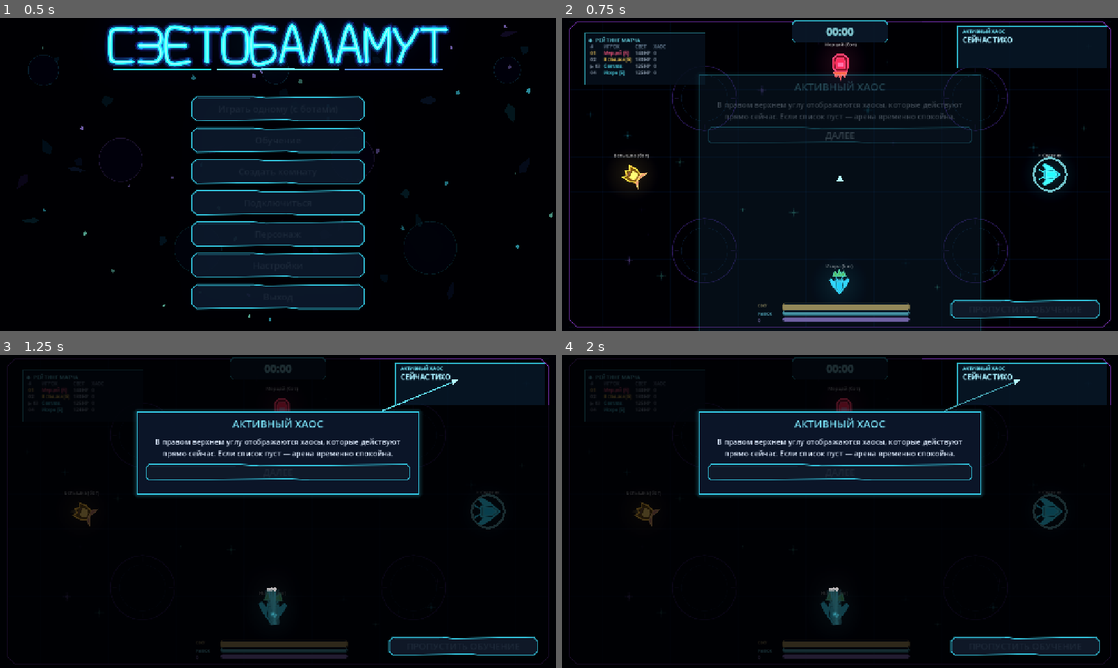
Above: before the commit, frames 1-4 (two rows, left to right).
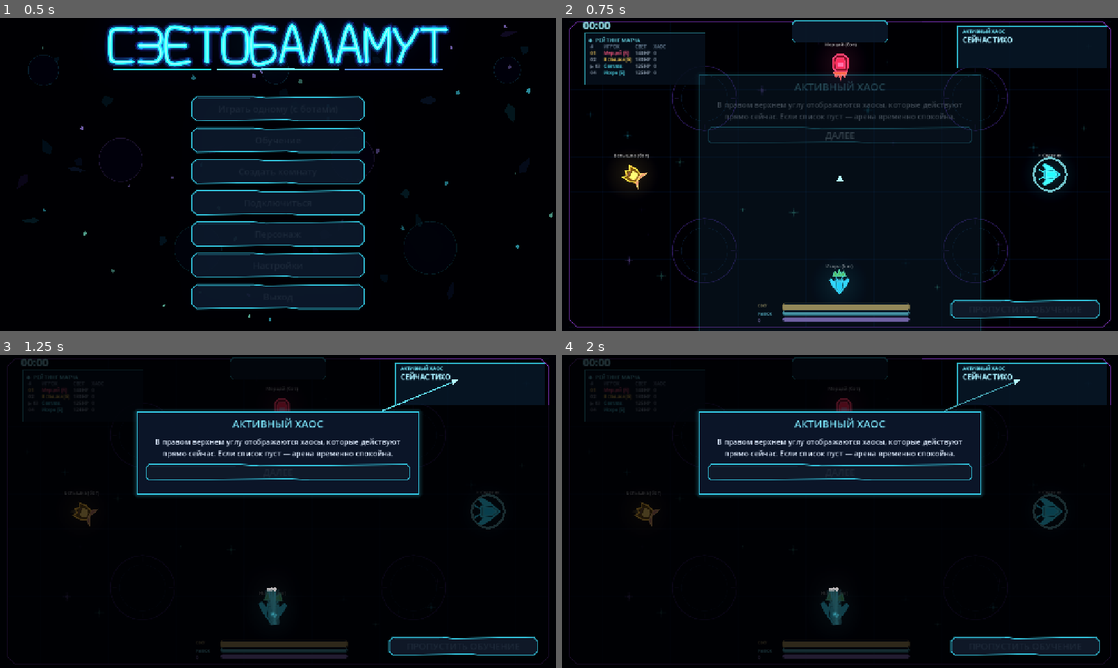
Above: after the commit, the same moments.

Repository: DvoreZZKy/svetobalamut
Game: Godot game, scene res://scenes/menu.tscn
Two runs of this game, one before a commit and one after it. Both use one fixed random seed, a clock stepped at 60 frames per second and the inputs below.
Inputs (mouse positions are in pixels of both pictures, inside the frame that each line leads up to):
- Up to frame 1 (0.5 s): no input
- Up to frame 2 (0.75 s): click "Играть одному (с ботами)" at 0.5 s
- Up to frame 3 (1.25 s): no input
- Up to frame 4 (2 s): tap Enter (restart) at 1.25 s; move the mouse to (962, 495) at 1.27 s; hold D (right) from 1.28 s (still down); tap Q (ability) at 1.35 s; click (962, 495) at 1.42 s

Frame 1 is identical in both runs. In frame 2, 0.2% of the frame differs, in the area x 3-53%, y 1-6%; in frame 3, 0.2%; in frame 4, 0.2%.

Commit message:
Glitch stopwatch when chaos starts

Diff:
--- a/scripts/arena.gd
+++ b/scripts/arena.gd
@@ -1311,7 +1311,26 @@
 		_layout_pause_menu()
 	var over: bool = view.get("ph", "play") == "over"
 	var elapsed := int(float(view.get("elapsed", 0.0)))
-	stopwatch_lbl.text = "%02d:%02d" % [elapsed / 60, elapsed % 60]
+	var stopwatch_text := "%02d:%02d" % [elapsed / 60, elapsed % 60]
+	var glitch_now := Time.get_ticks_msec()
+	if glitch_now < timer_glitch_until:
+		var step := int(glitch_now / 65)
+		if step != glitch_step:
+			glitch_step = step
+			var chars := stopwatch_text.split("")
+			for i in chars.size():
+				if randf() < 0.58:
+					chars[i] = str(randi_range(0, 9)) if i != 2 else ":"
+			glitch_text = "".join(chars)
+		stopwatch_lbl.text = glitch_text
+		stopwatch_lbl.modulate = Color("#ff6b9d") if (step % 2 == 0) else Color("#74edff")
+		stopwatch_lbl.position = Vector2(randf_range(-3.0, 3.0), randf_range(-2.0, 2.0))
+		stopwatch_lbl.rotation = randf_range(-0.035, 0.035)
+	else:
+		stopwatch_lbl.text = stopwatch_text
+		stopwatch_lbl.modulate = Color.WHITE
+		stopwatch_lbl.position = Vector2.ZERO
+		stopwatch_lbl.rotation = 0.0
 	var active_chaos: Array[String] = []
 	var fx: Dictionary = view.get("fx", {})
 	for chaos_key in fx.keys():
